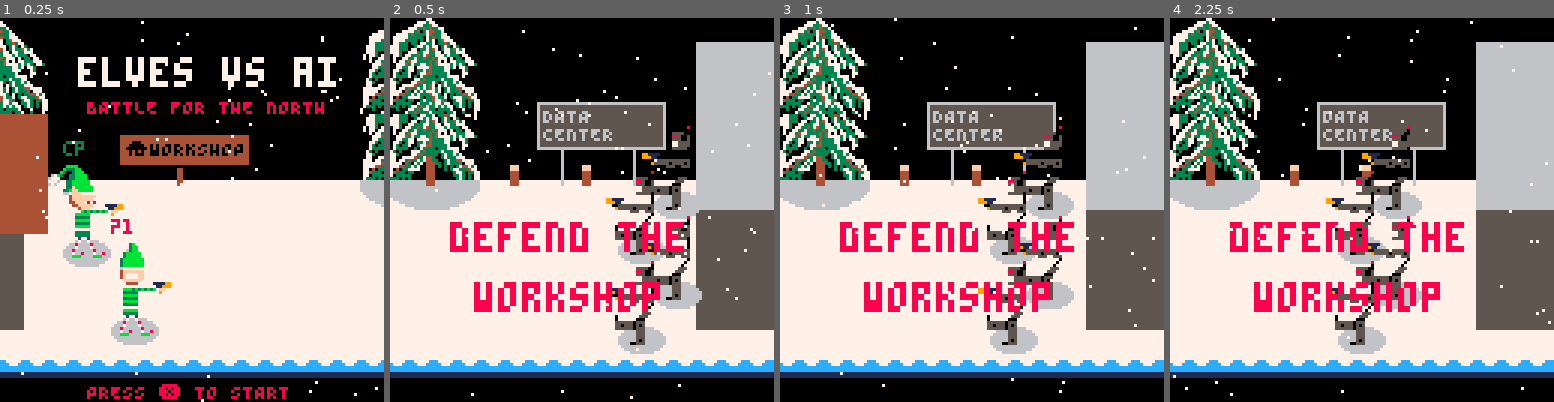
Above: before the commit, frames 1-4 (left to right).
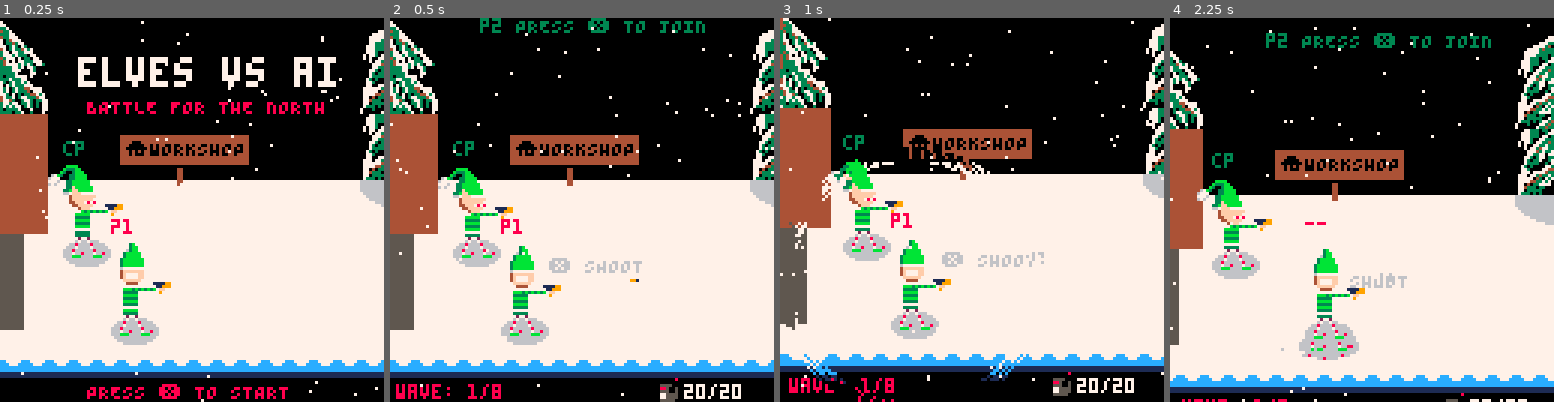
Above: after the commit, the same moments.

Repository: ryangrossGitHub/eva
Game: PICO-8 cartridge eva.p8
The game is run twice, just before and just after one commit, with the same random seed, the same clock (stepped at 60 frames per second) and the same inputs.
Inputs:
- Up to frame 1 (0.25 s): no input
- Up to frame 2 (0.5 s): tap X (X key) at 0.33 s
- Up to frame 3 (1 s): tap O (Z key) at 0.7 s
- Up to frame 4 (2.25 s): tap X (X key) at 1.07, 1.85 s; hold Right 1.6-2.1 s; tap O (Z key) at 1.7, 2.1 s; hold Up from 2.15 s (still down)

Frame 1 is identical in both runs. In frame 2, 46% of the frame differs, in the area x 0-100%, y 0-100%; in frame 3, 49%; in frame 4, 52%.

Commit message:
Added snow trails and player blast special. Reduced enemy fire during death animation.

Diff:
--- a/src/enemies.lua
+++ b/src/enemies.lua
@@ -7,6 +7,8 @@
 enemy_head_sprite_list = {132, 133, 148, 149, 164, 165, 180, 181}
 enemy_dead_frame = 60 -- how long before removing from table to avoid out of mem error
 enemy_kill_count = 0
+
+enemy_trails = {}
 
 function spawn_enemy(speed, x, y)
 	enemy = {
@@ -31,7 +33,8 @@
 		max_damage = 10,
 		dead_frames = 0,
 		fire_delay = 10,
-		fire_delay_count = 0
+		fire_delay_count = 0,
+		trail = {}
 	}
 
 	-- if wall spawn support then 25% chance of wall spawn
@@ -63,13 +66,16 @@
 				if enemy.death_animation_frame_count >= enemy.death_animation_frame_delay then
 					enemy.death_animation_frame_count = 0
 
-					sfx(0)
-					spawn_dart(enemy.x+18, enemy.y, rnd(4) - 2, -3, true)
+					if enemy.dead_frames % 20 == 0 then
+						sfx(0)
+						spawn_dart(enemy.x+18, enemy.y, rnd(4) - 2, -3, true)
+					end
 
 					if enemy.sprite_number == 170 then
 						enemy.sprite_number = 138
 					elseif enemy.sprite_number == 138 then
 						enemy.sprite_number = 170
+
 					end
 				end
 			end
@@ -87,8 +93,7 @@
 				end
 
 				if enemy.damage >= enemy.max_damage then
-					enemy.dead = true
-                	enemy.sprite_number = 170
+					kill_enemy(enemy)
 				end
 			else
 				-- walk
@@ -128,6 +133,34 @@
 		if enemy.x < left_bound - 24 then game_over = true end
 		if enemy.x > right_bound then enemy.x = right_bound end
 	end
+end
+
+function update_enemy_trails()
+	if trail_capture_count == 0 then
+		for e in all(enemies) do
+			if not e.dead then
+				add(enemy_trails, {x = e.x + 8, y = e.y + 24})
+			end
+		end
+	end
+
+	if #enemy_trails > trail_capture_length then
+		del(enemy_trails, enemy_trails[1])
+	end
+end
+
+function draw_enemy_trails()
+	for t in all(enemy_trails) do
+		pset(t.x, t.y, 6)
+		pset(t.x, t.y + 1, 6)
+		pset(t.x + 1, t.y, 6)
+		pset(t.x + 1, t.y + 1, 6)
+	end
+end
+
+function kill_enemy(e)
+	e.dead = true
+	e.sprite_number = 170
 end
 
 function handle_enemy_fire(e)
--- a/src/main.lua
+++ b/src/main.lua
@@ -9,6 +9,7 @@
 p2_join_blink_count = 0
 p2_join_blink_total = 30
 p2_join_hide = false
+camera_shake = 0
 
 function _init()
 	printh("GAME INIT", log_file, true)
@@ -72,9 +73,14 @@
 	end
 
 	update_enemies()
+	update_enemy_trails()
 	update_darts(enemies)
 	update_player_anims(p1)
 	update_player_anims(p2)
+	update_player_force(p1)
+	update_player_force(p2)
+	update_player_trail(p1)
+	update_player_trail(p2)
 
 	if p1.weapon_delay > 0 then
 		p1.weapon_delay -= 1
@@ -110,6 +116,8 @@
 	end
 
 	if stage_trans then update_stage_trans() end
+
+	update_screen_shake()
 
 end
 
@@ -160,8 +168,10 @@
 
 	draw_darts()
 
+	draw_enemy_trails()
 	draw_enemies()
 
+	draw_player_trail(p2)
 	draw_player_weapon(p2)
 	draw_player(p2)
 	local p2_disp = "cp"
@@ -171,6 +181,7 @@
 	print(p2_disp, p2.x - 3, p2.y - 7, 3)
 
 	-- Draw player 1 after player 2 so that player 1 is in front of player 2
+	draw_player_trail(p1)
 	draw_player_weapon(p1)
 	draw_player(p1)
 	print("p1", p1.x - 3, p1.y - 7, 8)
@@ -186,4 +197,6 @@
 	end
 
 	draw_snow()
+	draw_player_force(p1)
+	draw_player_force(p2)
 end
--- a/src/particles.lua
+++ b/src/particles.lua
@@ -61,7 +61,6 @@
                 local damage = 1
                 local force = 4
                 if p1.weapon == 1 then -- rifle
-                    damage = 0.5
                     force = 2
                 end
 
--- a/src/players.lua
+++ b/src/players.lua
@@ -15,6 +15,10 @@
 displaying_weapons = false
 displaying_weapons_delay = 10
 displaying_weapons_count = 0
+
+trail_capture_delay = 4
+trail_capture_count = 0
+trail_capture_length = 100
 
 j = {
 	name = "jenn",
@@ -45,7 +49,10 @@
 	recoil_count = 0,
 	speed = 1,
 	weapon_list_index = 1,
-	enemy_collision = false
+	enemy_collision = false,
+	force_special_active = false,
+	force_radius = 0,
+	trail = {}
 }
 
 c = {
@@ -77,7 +84,11 @@
 	recoil_count = 0,
 	speed = 1,
 	weapon_list_index = 1,
-	enemy_collision = false
+	enemy_collision = false,
+	force_special_active = false,
+	force_radius = 0,
+	trail = {},
+	trail_foot_to_capture = 0 -- 0 left foot, 1 right foot
 }
 
 p1 = j
@@ -195,6 +206,25 @@
  	end
 end
 
+function update_player_trail(p)
+	if trail_capture_count < trail_capture_delay then
+		trail_capture_count += 1
+	else
+		trail_capture_count = 0
+		if p.trail_foot_to_capture == 0 then
+			p.trail_foot_to_capture = 1
+			add(p.trail, {x = p.x + 4, y = p.y + 30})
+		else
+			p.trail_foot_to_capture = 0
+			add(p.trail, {x = p.x + 4, y = p.y + 32})
+		end
+	end
+
+	if #p.trail > trail_capture_length then
+		del(p.trail, p.trail[1])
+	end
+end
+
 function update_player_move(p, ctrl)
 	local btn_pressed = false
 
@@ -216,7 +246,6 @@
 
 		p.flip_sprite = false
 		p.x += p.speed
-
 		if p2.x > camera_x and p1.x > camera_x then
 			camera_x += p.speed
 		end
@@ -237,16 +266,8 @@
 
 	if btnp(🅾️, ctrl) then
 		btn_pressed = true
-		-- 	for i=1, #weapon_list do
-		-- 		p.weapon_list_index += 1
-		-- 		if p.weapon_list_index > #weapon_list then
-		-- 			p.weapon_list_index = 1
-		-- 		end
-		-- 		if weapon_list[p.weapon_list_index].found then
-		-- 			p.weapon = weapon_list[p.weapon_list_index].id
-		-- 			break
-		-- 		end
-		-- 	end
+		camera_shake = 3
+		p.force_special_active = true
 	end
 
 	if p.x < left_bound then p.x = left_bound + 1 end
@@ -304,6 +325,74 @@
 			spr(rifle.sprite, p.x + 8 - recoil_mult, p.y + 11 + bounce_height, rifle.length, 1, false, false)
 		end
 	end
+end
+
+function draw_player_trail(p)
+	for t in all(p.trail) do
+		pset(t.x, t.y, 6)
+	end
+end
+
+function update_player_force(p)
+	if not p.force_special_active then return end
+
+	local rad_max = 120
+	if p.force_radius < rad_max - 20  then
+		p.force_radius = p.force_radius + (rad_max - p.force_radius) * 0.05
+	else
+		p.force_radius = 0
+		p.force_special_active = false
+	end
+
+	for e in all(enemies) do
+		if is_in_circle(e.x, e.y, p.x + 4, p.y + 16, p.force_radius) then
+			kill_enemy(e)
+		end
+	end
+end
+
+function is_in_circle(spr_x, spr_y, circ_x, circ_y, circ_r)
+  local dx = spr_x - circ_x
+  local dy = spr_y - circ_y
+  local dist_sq = dx * dx + dy * dy
+  local rad_sq = circ_r * circ_r
+
+  return dist_sq <= rad_sq
+end
+
+
+function draw_player_force(p)
+	if not p.force_special_active then return end
+
+	local blast = {
+		x = p.x + 4,
+		y = p.y + 16,
+		r = p.force_radius
+	}
+
+    for a = 0, 1, 0.005 do
+		local c = cos(a)
+		local s = sin(a)
+
+		-- Loop 5 times to create a 5-pixel thick wave front
+		for w = 0, 4 do
+			-- Current radius layer we are drawing
+			local current_r = blast.r - w
+
+			-- Target destination: Where we are drawing the warped pixel
+			local wave_x = flr(blast.x + c * current_r)
+			local wave_y = flr(blast.y + s * current_r)
+
+			-- Source location: Grab a pixel from deeper inside the explosion
+			-- We subtract 4 more pixels to create a strong outward "refraction" pinch
+			local src_x = flr(blast.x + c * (current_r - 4))
+			local src_y = flr(blast.y + s * (current_r - 4))
+
+			-- Grab and rewrite the pixel data
+			local col = pget(src_x, src_y)
+			pset(wave_x, wave_y, col)
+		end
+  	end
 end
 
 function handle_player_trigger(p)
--- a/src/stages.lua
+++ b/src/stages.lua
@@ -6,7 +6,7 @@
 camera_y = 0
 wall_height = 56
 map_width = 8
-intro_camera_pause = 260
+intro_camera_pause = 0--260
 intro_camera_pause_count = 0
 
 left_bound = 7 * 8
@@ -31,9 +31,9 @@
     enemy_spawn_delay = 12
   },
   {
-    enemy_spawn_count = 20,
+    enemy_spawn_count = 15,
     enemy_speed = 1,
-    enemy_spawn_delay = 20
+    enemy_spawn_delay = 30
   },
   {
     enemy_spawn_count = 10,
@@ -191,3 +191,14 @@
   c.kill_count = 0
   music(0)
 end
+
+function update_screen_shake()
+  if camera_shake < 0.5 then
+    camera_shake = 0
+    camera_y = 0
+  else
+    camera_shake *= 0.85
+    camera_x = camera_x + (rnd(camera_shake * 2) - camera_shake)
+    camera_y = camera_y + (rnd(camera_shake * 2) - camera_shake)
+  end
+end
